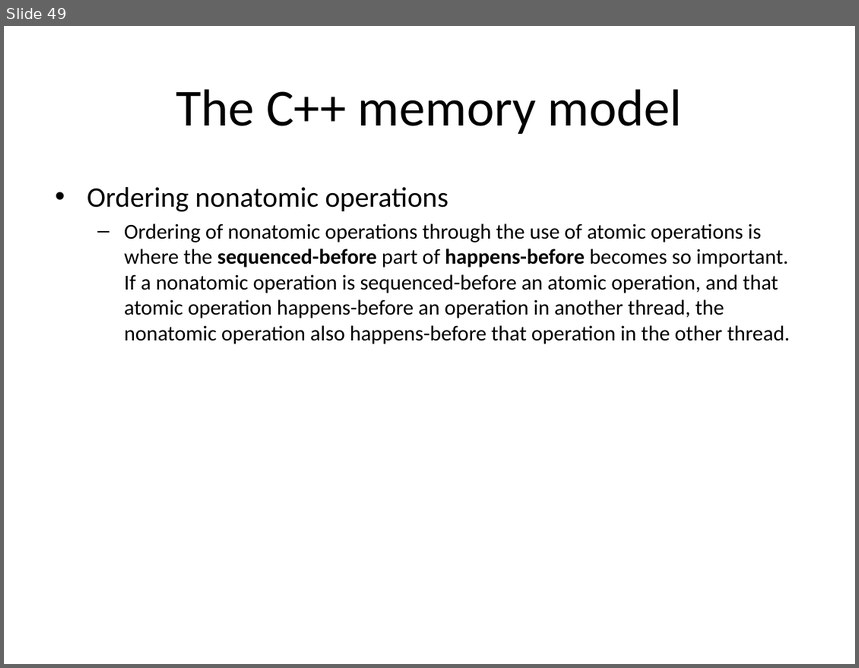
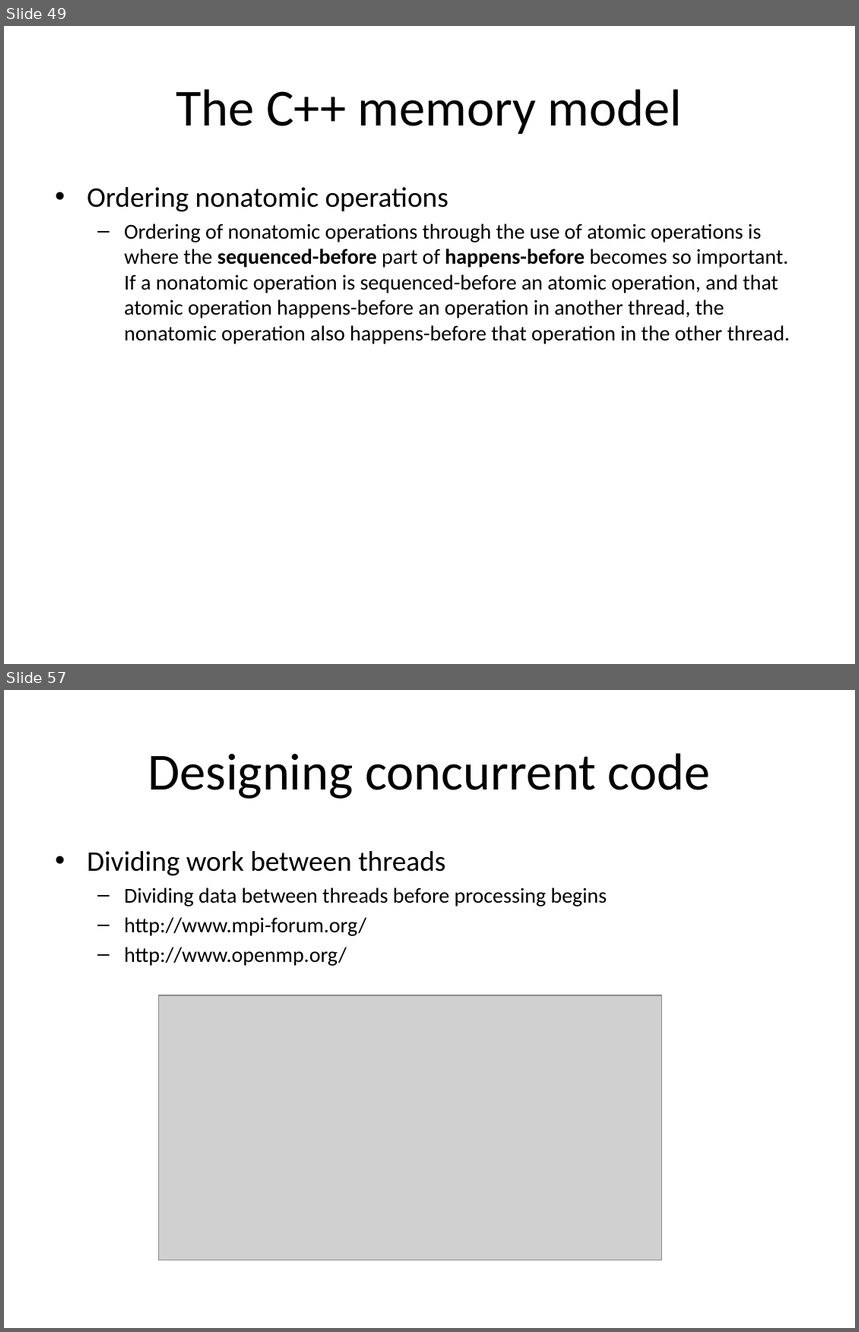
Before and after one commit to chenziliang/summary-of-the-books, a slide deck: CPPCIA.pptx. Shown one above the other, each under a label of ours: slide 49 before the commit, slides 49 and 57 after it; the slides between them are not shown. The pictures are 859x668 and 859x1332 pixels, drawn with LibreOffice and Linux fonts; fonts in the diff are those of the drawing; grey boxes stand for pictures. Boxes give left, top, right and bottom in pixels: in the first picture for what was removed or moved away, otherwise in the second. Text is boxed around its words. In the diff, an @@ line names an element or a change of style, - is before the commit and + after.

```diff
--- a/CPPCIA.pptx
+++ b/CPPCIA.pptx
@@ slide 57 added at box(4, 690, 855, 1328), background #FFFFFF @@
@@ title added at box(148, 753, 710, 799), 44 pt, text #000000 @@
+Designing concurrent code
@@ text added at box(87, 851, 607, 966), 18 pt, text #000000 @@
+• Dividing work between threads
+  – Dividing data between threads before processing begins
+  – http://www.mpi-forum.org/
+  – http://www.openmp.org/
@@ picture added at box(159, 996, 662, 1260) @@
```
Also in this commit, not shown: 19 other slides added.
